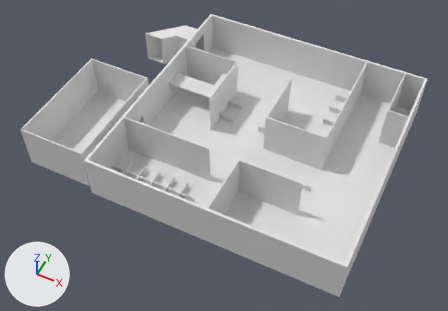
The Blender file Unity/WatcherUnity/Assets/Blender Objects/Files/PuzzleOne.blend as it was, and as the next commit left it.
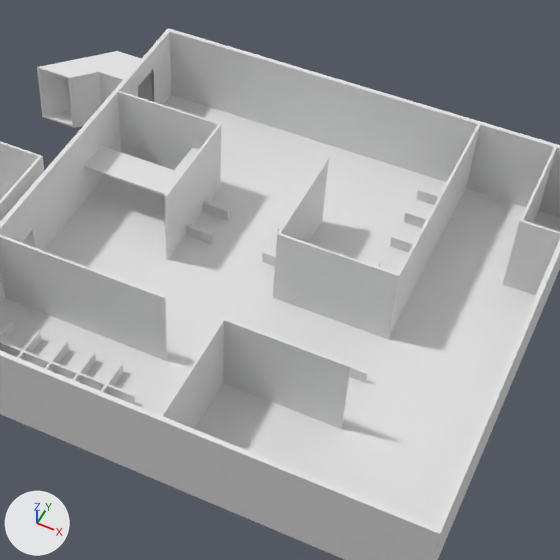
Each version is shown whole from a 50 mm camera at (68.1, -176.3, 205.9) aimed at (-14.4, -11.4, -0.3), then close up on the part from 28% to 91% of the width and 0% to 90% of the height. The lights are fixed; the arrows at lower left show +X, +Y and +Z.
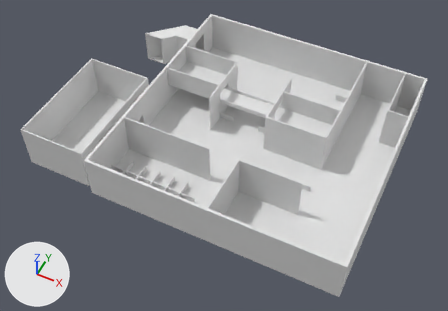
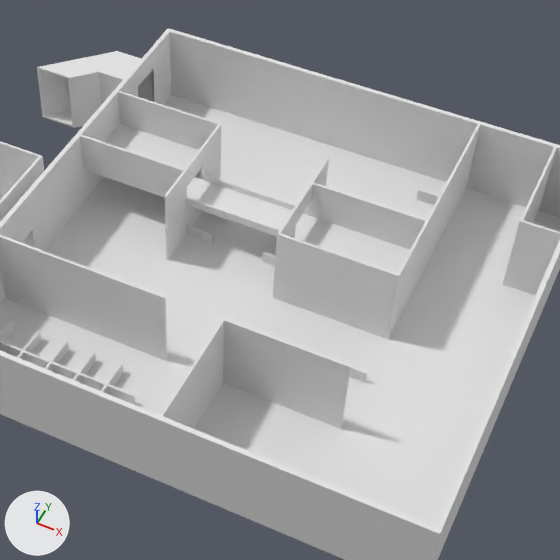
Pixel boxes [x1, y1, x2, y2] of what changed, in the close-ups (560 x 560 px):
part 1 of me_cube_001, built on
    before: [101, 124, 311, 238]
    after: [80, 124, 427, 274]

Patch to the scene script:
```diff
--- a/Unity/WatcherUnity/Assets/Blender Objects/Files/PuzzleOne.blend.py
+++ b/Unity/WatcherUnity/Assets/Blender Objects/Files/PuzzleOne.blend.py
@@ me_cube_001 @@
 # used by ob_cube; location = (0.0, 0.0, -0.3); scale = (55.0, 55.0, 55.0)
-me_cube_001.from_pydata(...)  # 3919 vertices, 3923 faces; spans x -1.61..1.0, y -1.0..1.0, z 0.0..0.37
+me_cube_001.from_pydata(...)  # 4062 vertices, 4121 faces; spans x -1.61..1.0, y -1.0..1.0, z 0.0..0.37
+# me_cube_001 part 1
+# 17 faces are deleted
+# 61 vertices are added at x -0.98..0.17, y 0.16..0.33, z 0.18..0.37
+# 14 new vertices lie (0.16, 0.0, 0.0) away from vertices in x 0.0, y 0.16..0.33, z 0.18..0.37
+# 14 new vertices lie (-0.15, 0.0, 0.0) away from vertices in x 0.48, y 0.16..0.33, z 0.18..0.37
+# 14 new vertices lie (0.15, 0.0, 0.0) away from vertices in x 0.17, y 0.16..0.33, z 0.18..0.37
+# 8 new vertices lie (0.12, 0.0, 0.0) away from vertices in x -0.98, y 0.16..0.17, z 0.18..0.37
+# 8 new vertices lie (0.11, 0.0, 0.0) away from vertices in x -0.85, y 0.16..0.17, z 0.18..0.37
+# 8 new vertices lie (0.11, 0.0, 0.0) away from vertices in x -0.73, y 0.16..0.17, z 0.18..0.37
+# 8 new vertices lie (-0.05, 0.0, 0.0) away from vertices in x -0.5, y 0.16..0.17, z 0.18..0.37
+# 8 new vertices lie (0.05, 0.0, 0.0) away from vertices in x -0.61, y 0.16..0.17, z 0.18..0.37
+# 183 new faces join them, mat_walls (white #e7e7e7)
+# 32 new faces join them, mat_floor (white #e7e7e7)
 me_cube_001.materials.append(mat_floor)
```
